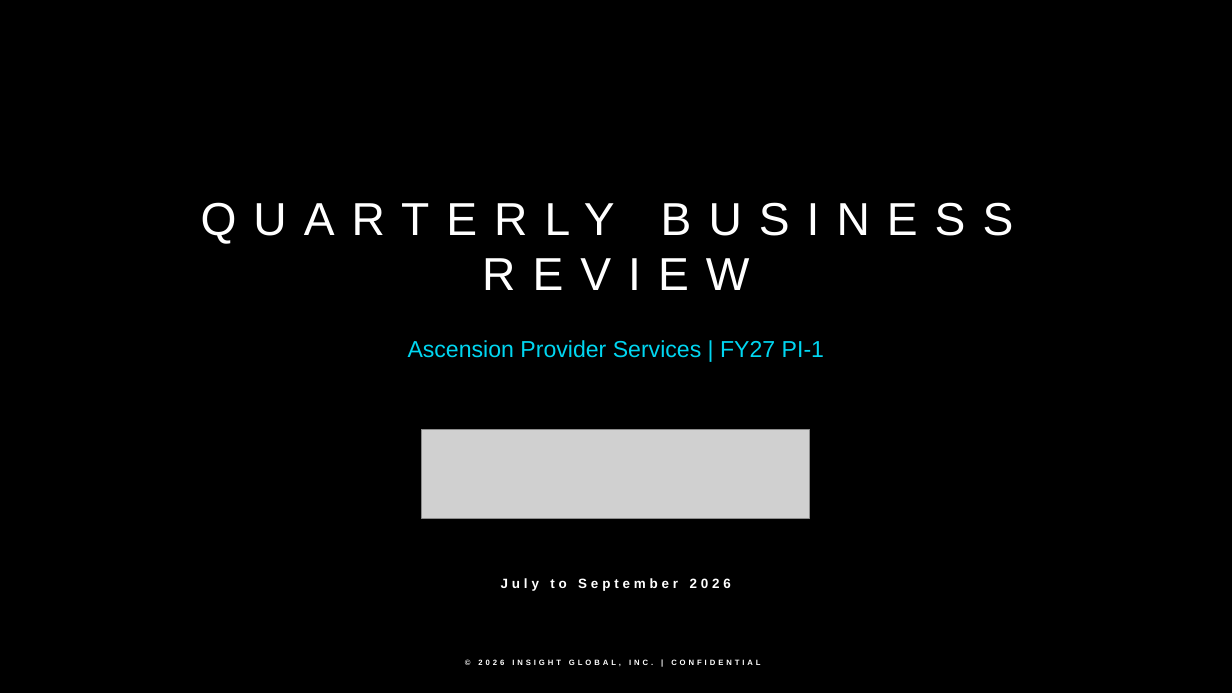
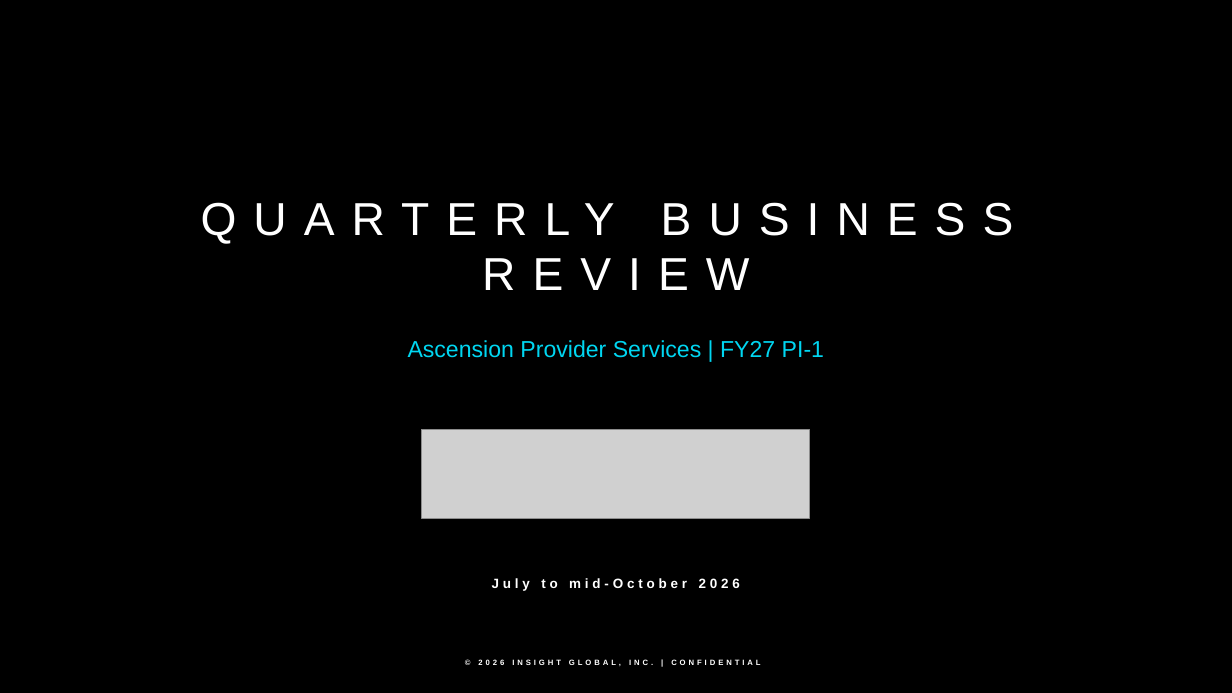
Before and after one commit to chintasurya/AscensionQBR, a slide deck: slide 1 of Ascension_QBR_FY27_PI-1.pptx. Drawn at 1232x693 pixels with LibreOffice and Linux fonts; fonts in the diff are those of the drawing; grey boxes stand for pictures; background and template pictures are left out. Boxes give left, top, right and bottom in pixels: in the first picture for what was removed or moved away, otherwise in the second. Text is boxed around its words. In the diff, an @@ line names an element or a change of style, - is before the commit and + after.

```diff
--- a/Ascension_QBR_FY27_PI-1.pptx
+++ b/Ascension_QBR_FY27_PI-1.pptx
@@ text at (492,578,740,591): text changed @@
-July to September 2026
+July to mid-October 2026
```
Also in this commit, not shown: 5 other slides changed, 7 slides added, 10 slides removed, 6 other files.
